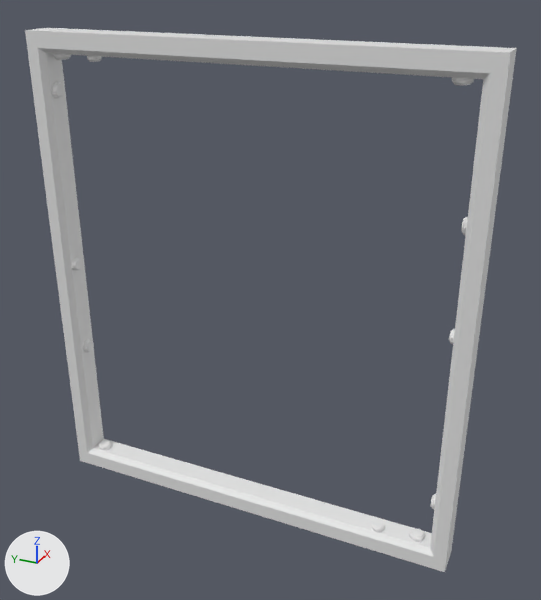
Before and after pictures for a commit that changed the FBX model Assets/FPV/03_Art/03_KitModulaire/02_Aeration/SM_Separation_Aeration.fbx.
Rendered twice from a 50 mm camera at (-4.91, -2.41, 4.41) aimed at (0.08, -0.16, 1.92). Lighting does not change. The marker at lower left points along +X, +Y and +Z. The older version comes first. Where no turn or scale is listed for an object, it has been applied to the vertices.

The first picture shows 'SM_Separation_Aeration'.
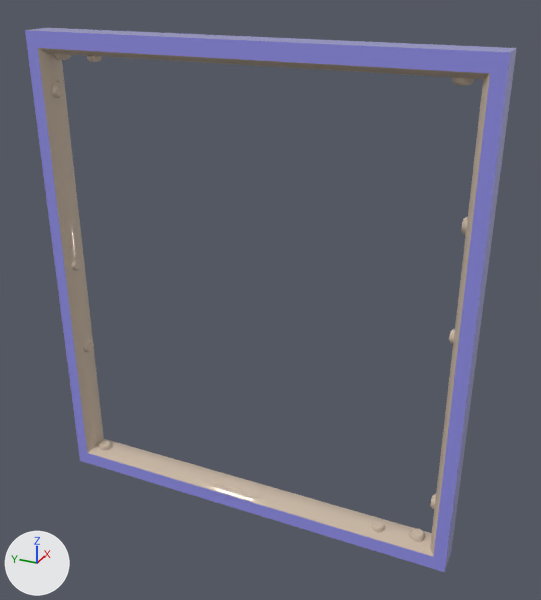
Commit message: inté de l'aeration qu'il manquait

Pixel boxes [x1, y1, x2, y2] of what changed, in the pictures (541 x 600 px):
part 1 of me_mesh, recoloured
    both: [38, 48, 490, 556]
part 2 of me_mesh, recoloured
    both: [56, 273, 479, 572]
part 3 of me_mesh, recoloured
    both: [25, 28, 517, 354]

The edits, one by one:
Material '02 - Default' (mat_02___default) is new.
Its base color is (0.599, 0.487, 0.385) (beige #cbb9a7).
Its roughness is 0.0.
Material '01 - Default' (mat_01___default) is new.
Its base color is (0.31, 0.299, 0.862) (blue #9795ef).
Its roughness is 0.0.
me_mesh has 424 vertices, 704 faces and spans x -0.13..0.13, y -1.8..1.8, z -0.1..3.91.
me_mesh is used by ob_sm_separation_aeration; location (0.0, 0.0, 0.0).
me_mesh part 1: all 624 faces centred in x -0.12..0.12, y -1.68..1.68, z 0.04..3.77 switch from no material to mat_02___default (beige #cbb9a7).
me_mesh part 2: 40 of the faces centred in x -0.13..0.13, y -1.8..1.8, z -0.1..1.29 switch from no material to mat_01___default (blue #9795ef).
me_mesh part 3: 40 of the faces centred in x -0.13..0.13, y -1.8..1.8, z 2.52..3.91 switch from no material to mat_01___default (blue #9795ef).
